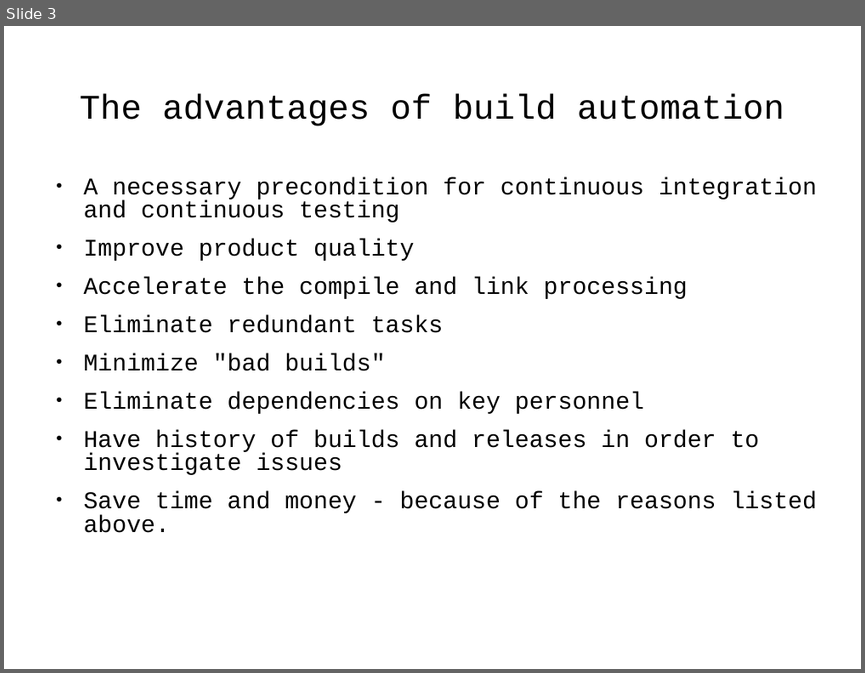
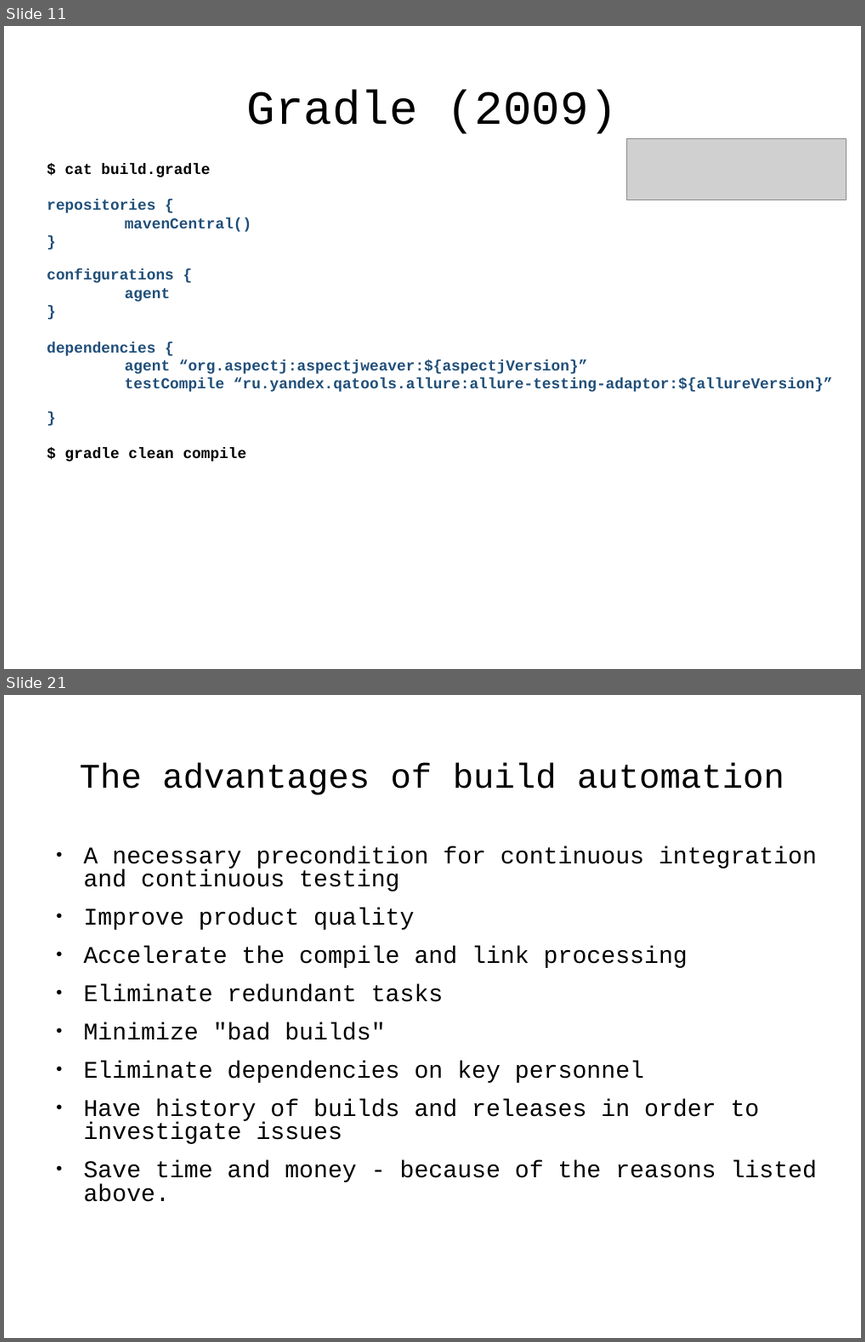
Before and after one commit to j-avdeev/DevOps, a slide deck: DevOps - lec day5 - Build automation.odp. Shown one above the other, each under a label of ours: slide 3 before the commit, slides 11 and 21 after it; the slides between them are not shown. The pictures are 865x673 and 865x1342 pixels, drawn with LibreOffice and Linux fonts; fonts in the diff are those of the drawing; grey boxes stand for pictures. Boxes give left, top, right and bottom in pixels: in the first picture for what was removed or moved away, otherwise in the second. Text is boxed around its words. In the diff, an @@ line names an element or a change of style, - is before the commit and + after.

```diff
--- a/DevOps - lec day5 - Build automation.odp
+++ b/DevOps - lec day5 - Build automation.odp
@@ slide 11 added at box(4, 26, 861, 669), background #FFFFFF @@
@@ title added at box(247, 90, 617, 134), 44 pt, text #000000 @@
+Gradle (2009)
@@ picture added at box(627, 139, 846, 200) @@
@@ text added at box(46, 163, 833, 461), 14 pt, text #1F4E79, bold @@
+$ cat build.gradle
+repositories {
+mavenCentral()
+}
+configurations {
+agent
+}
+dependencies {
+agent “org.aspectj:aspectjweaver:${aspectjVersion}”
+testCompile “ru.yandex.qatools.allure:allure-testing-adaptor:${allureVersion}”
+}
+$ gradle clean compile
@@ what was slide 3 is now slide 21 @@
```
Also in this commit, not shown: 1 slide changed, 18 other slides added, 15 slides removed, 4 other files.
